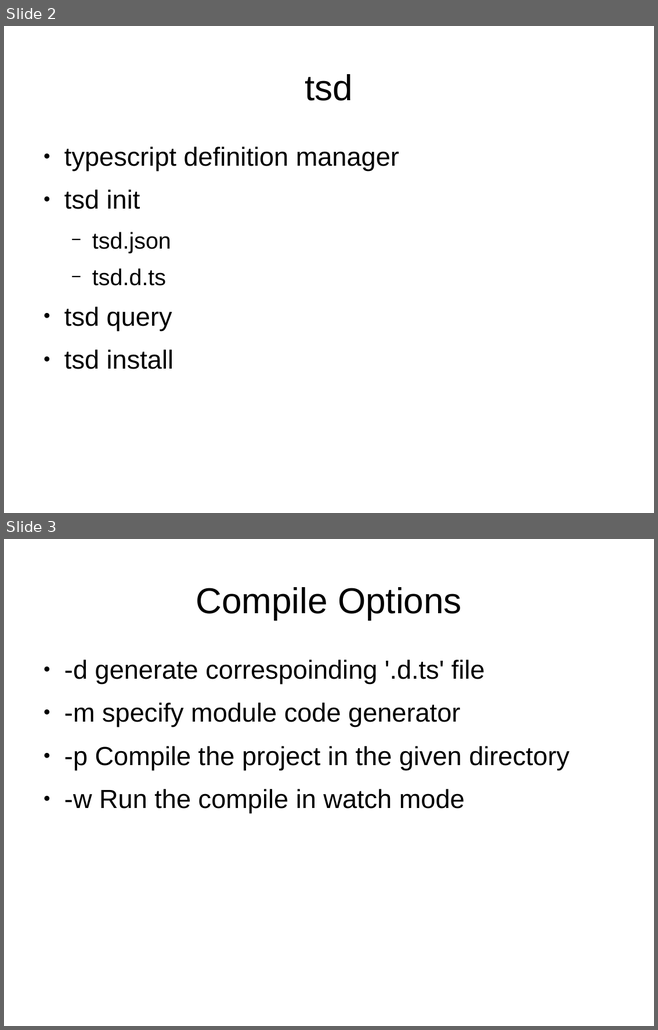
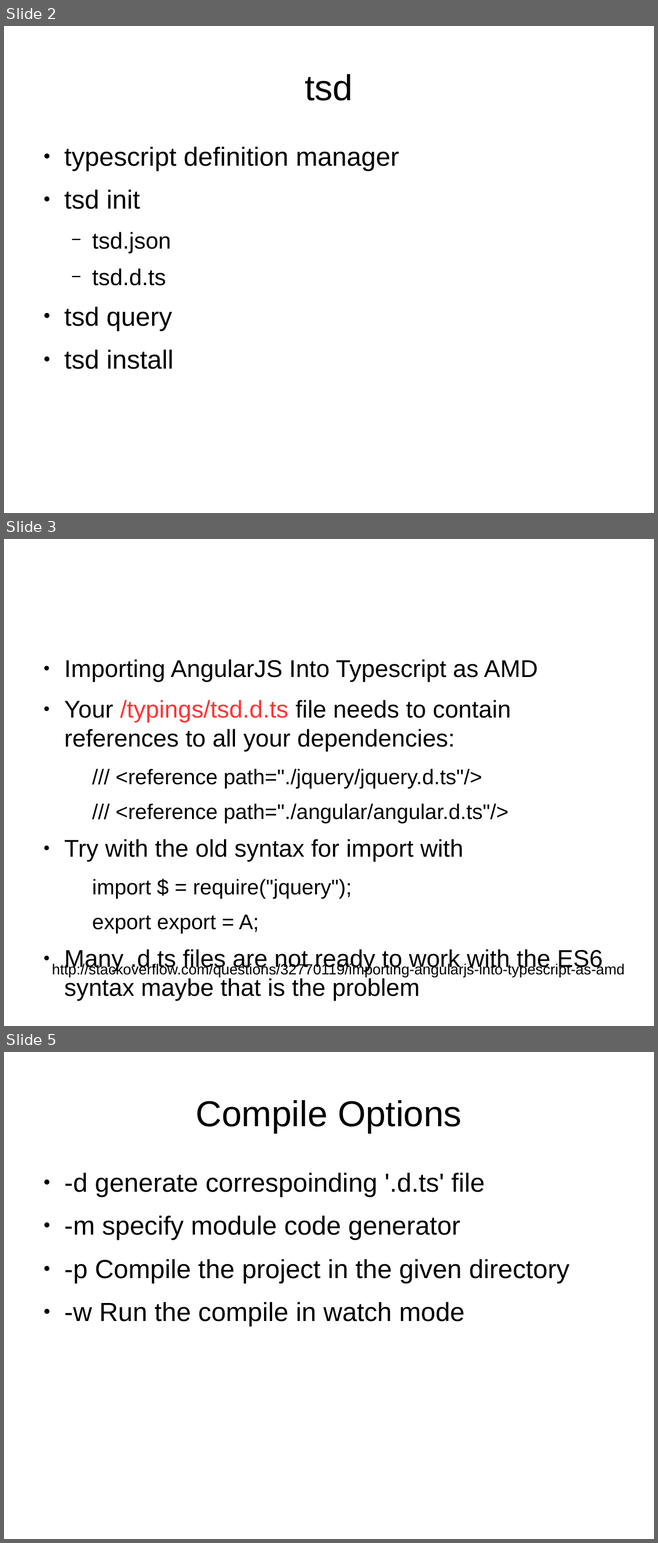
Before and after one commit to sallop/til, a slide deck: typescript.odp. Shown one above the other, each under a label of ours: slides 2 and 3 before the commit, slides 2, 3 and 5 after it; the slides between them are not shown. The pictures are 658x1030 and 658x1543 pixels, drawn with LibreOffice and Linux fonts; fonts in the diff are those of the drawing. Boxes give left, top, right and bottom in pixels: in the first picture for what was removed or moved away, otherwise in the second. Text is boxed around its words. In the diff, an @@ line names an element or a change of style, - is before the commit and + after.

Commit message:
typings/tsd.d.ts

```diff
--- a/typescript.odp
+++ b/typescript.odp
@@ slide 3 added at <box>4,539,654,1026</box>, background #FFFFFF @@
@@ text added at <box>64,659,603,1001</box>, 29.6 pt, text #000000 @@
+● Importing AngularJS Into Typescript as AMD
+● Your /typings/tsd.d.ts file needs to contain references to all your dependencies:
+  /// <reference path="./jquery/jquery.d.ts"/>
+  /// <reference path="./angular/angular.d.ts"/>
+● Try with the old syntax for import with
+  import $ = require("jquery");
+  export export = A;
+● Many .d.ts files are not ready to work with the ES6 syntax maybe that is the problem
@@ text added at <box>52,963,625,978</box>, 18 pt, text #000000 @@
+http://stackoverflow.com/questions/32770119/importing-angularjs-into-typescript-as-amd
@@ what was slide 3 is now slide 5 @@
```
Also in this commit, not shown: 1 other slide added.
